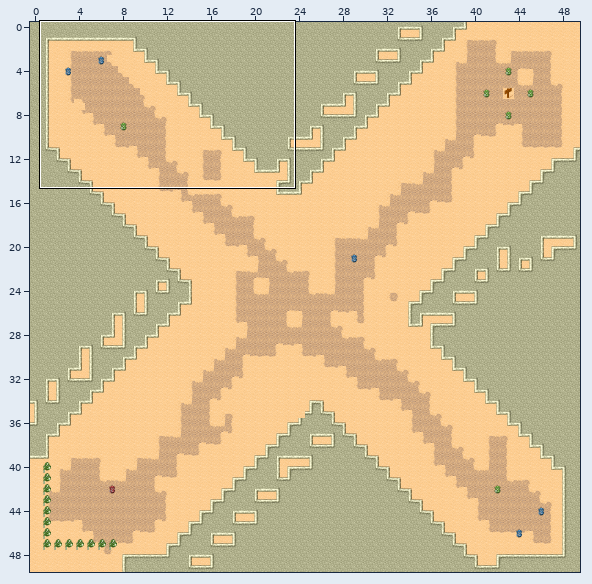
Two versions of a level (Tiled map (JSON), public/assets/tilemaps/cross.json). The picture above shows the old version from afar; the outline marks the close-up.
Close-up. First the earlier version:
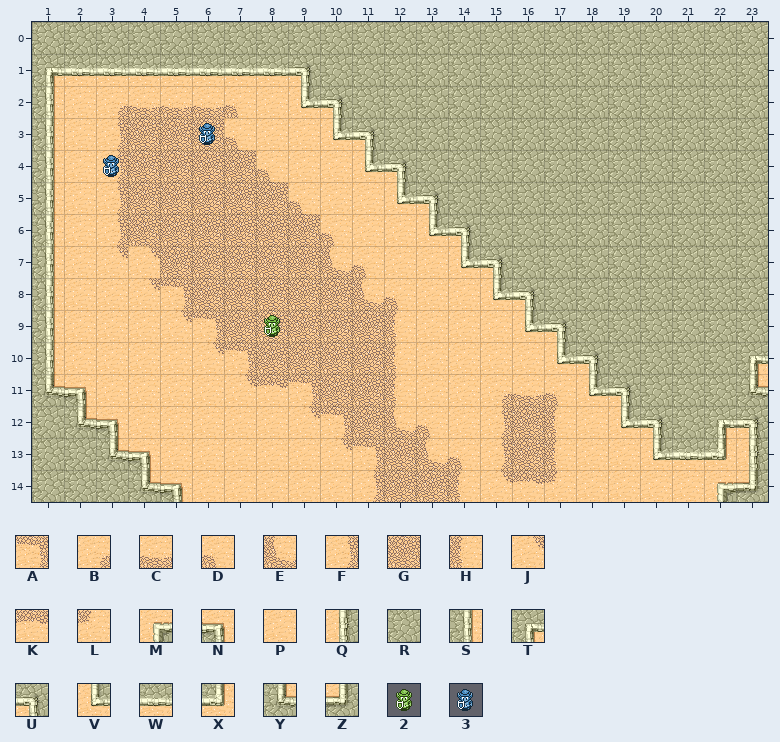
Cells are 32x32 px. Shown: x 1..23, y 0..14.
Key: from "desert": A 4, B 5, C 6, D 7, E 11, F 13, G 14, H 15, J 21, K 22, L 23, M 24, N 26, P 29, Q 32, R 33, S 34, T 35, U 36, V 40, W 41, X 42, Y 43, Z 44; from "objects": 2 1, 3 2.
_ is an empty cell.
Layers that did not change in this view are not listed.
Layer "ground" before, first column x 1:
 0 RRRRRRRRRRRRRRRRRRRRRRR
 1 TWWWWWWWURRRRRRRRRRRRRR
 2 SPBCCCDPVURRRRRRRRRRRRR
 3 SPFGGGDPPVURRRRRRRRRRRR
 4 SPFGGGGDPPVURRRRRRRRRRR
 5 SPFGGGGGDPPVURRRRRRRRRR
 6 SPFGGGGGGDPPVURRRRRRRRR
 7 SPJJGGGGGEDPPVURRRRRRRR
 8 SPPJAGGGGGEDPPVURRRRRRR
 9 SPPPJAGGGGGHPPPVURRRRRR
10 SPPPPJAGGGGHPPPPVURRRRT
11 YNPPPPJKAGGHPPBCDVURRRY
12 RYNPPPPPJAGEDPFGHPVURTU
13 RRYNPPPPPJAGEDFGHPPVWXQ
14 RRRYNPPPPPFGGHJKLPPPPMZ
New version:
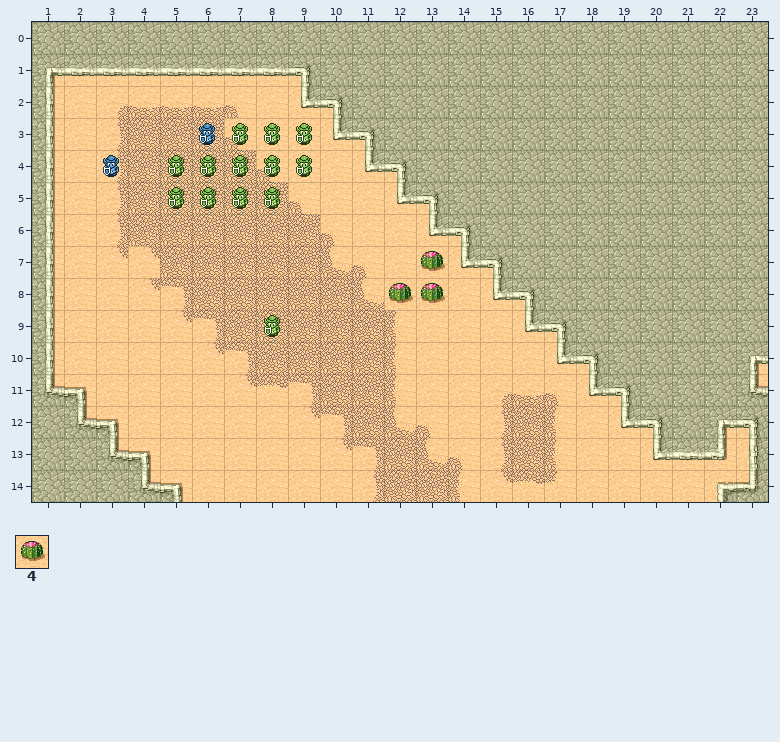
Further tiles: from "desert": 4 30.
Edits made:
Changed rows in their new state; . is an unchanged cell.
Layer "ground":
first column x 12:
 7 .4
 8 44
Layer "objects":
first column x 5:
 3 ..222
 4 22222
 5 2222.
Where, in picture pixels (left, top, right, bottom), the same in both close-ups:
added: (168, 123, 312, 209)
changed: (384, 251, 445, 310)
